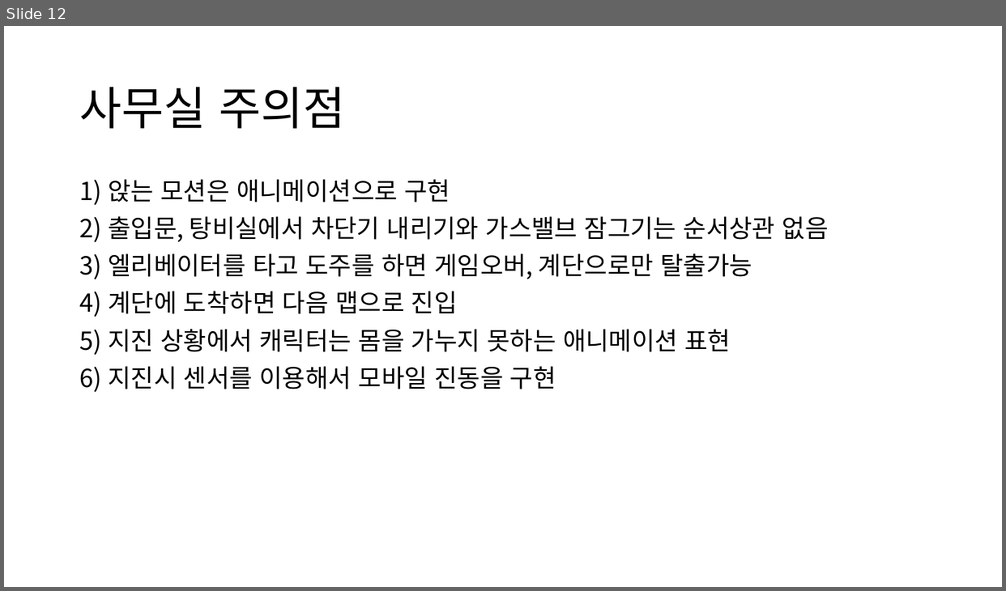
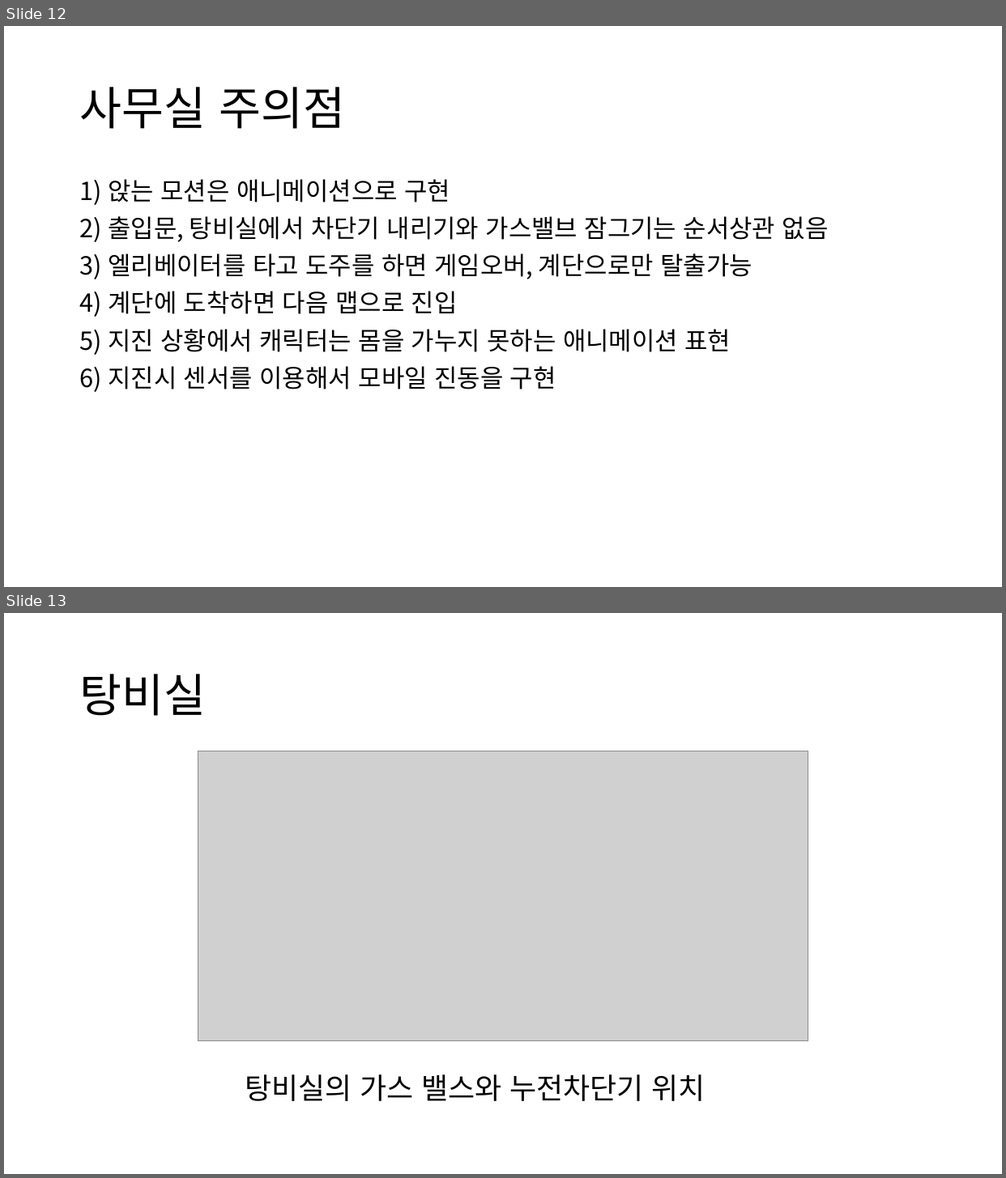
Before and after one commit to nongsang/masterpiece, a slide deck: 졸작_상세문서.pptx. Shown one above the other, each under a label of ours: slide 12 before the commit, slides 12 and 13 after it. The pictures are 1006x591 and 1006x1178 pixels, drawn with LibreOffice and Linux fonts; fonts in the diff are those of the drawing; grey boxes stand for pictures. Boxes give left, top, right and bottom in pixels: in the first picture for what was removed or moved away, otherwise in the second. Text is boxed around its words. In the diff, an @@ line names an element or a change of style, - is before the commit and + after.

Commit message:
4월 12일 탕비실 가스밸브와 누전차단기 추가

```diff
--- a/졸작_상세문서.pptx
+++ b/졸작_상세문서.pptx
@@ slide 13 added at [4,613,1002,1174], background #FFFFFF @@
@@ title added at [80,674,206,716], 44 pt, text #000000 @@
+탕비실
@@ picture added at [198,752,808,1041] @@
@@ text added at [245,1075,705,1101], 28 pt, text #000000 @@
+탕비실의 가스 밸스와 누전차단기 위치
```
Also in this commit, not shown: 1 slide changed, 2 other slides added.
